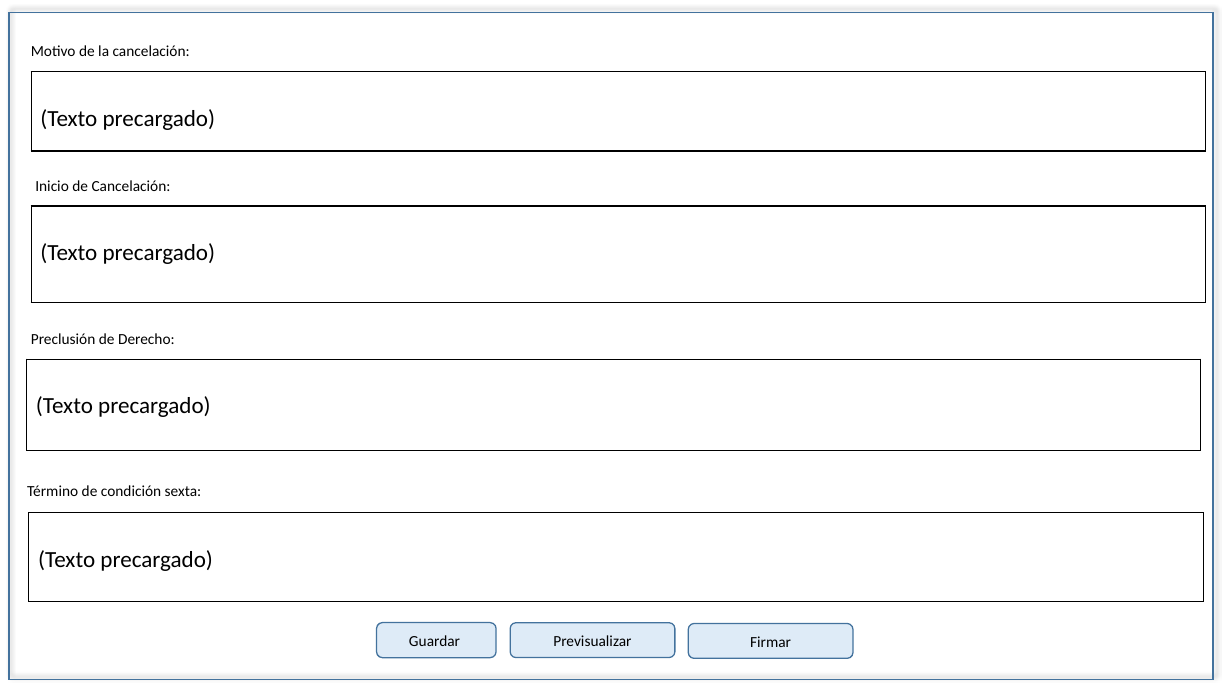
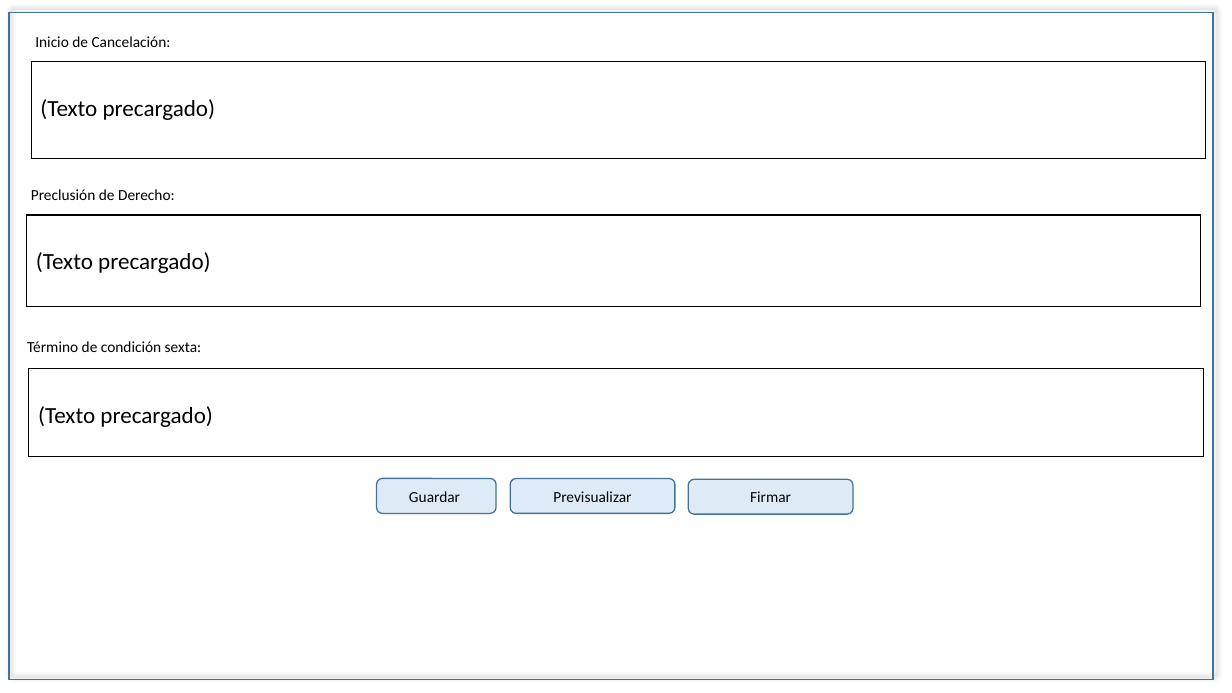
Before and after one commit to EDDIE83/Documentos, a slide deck: slide 6 of TAF 092019/Cancelación.pptx. Drawn at 1232x693 pixels with LibreOffice and Linux fonts; fonts in the diff are those of the drawing. Boxes give left, top, right and bottom in pixels: in the first picture for what was removed or moved away, otherwise in the second. Text is boxed around its words. In the diff, an @@ line names an element or a change of style, - is before the commit and + after.

```diff
--- a/TAF 092019/Cancelación.pptx
+++ b/TAF 092019/Cancelación.pptx
@@ text removed at [31,45,190,56] @@
-Motivo de la cancelación:
@@ table removed at [31,71,1206,151], 1 rows, 1 columns @@
-(Texto precargado)
@@ 3 texts, 3 tables, 3 rounded rectangles: place and size @@
-3 texts, 3 tables, 3 rounded rectangles at [27,180,1206,659]
+3 texts, 3 tables, 3 rounded rectangles at [27,36,1206,515]
```
Also in this commit, not shown: 14 other slides changed, 12 other files.
